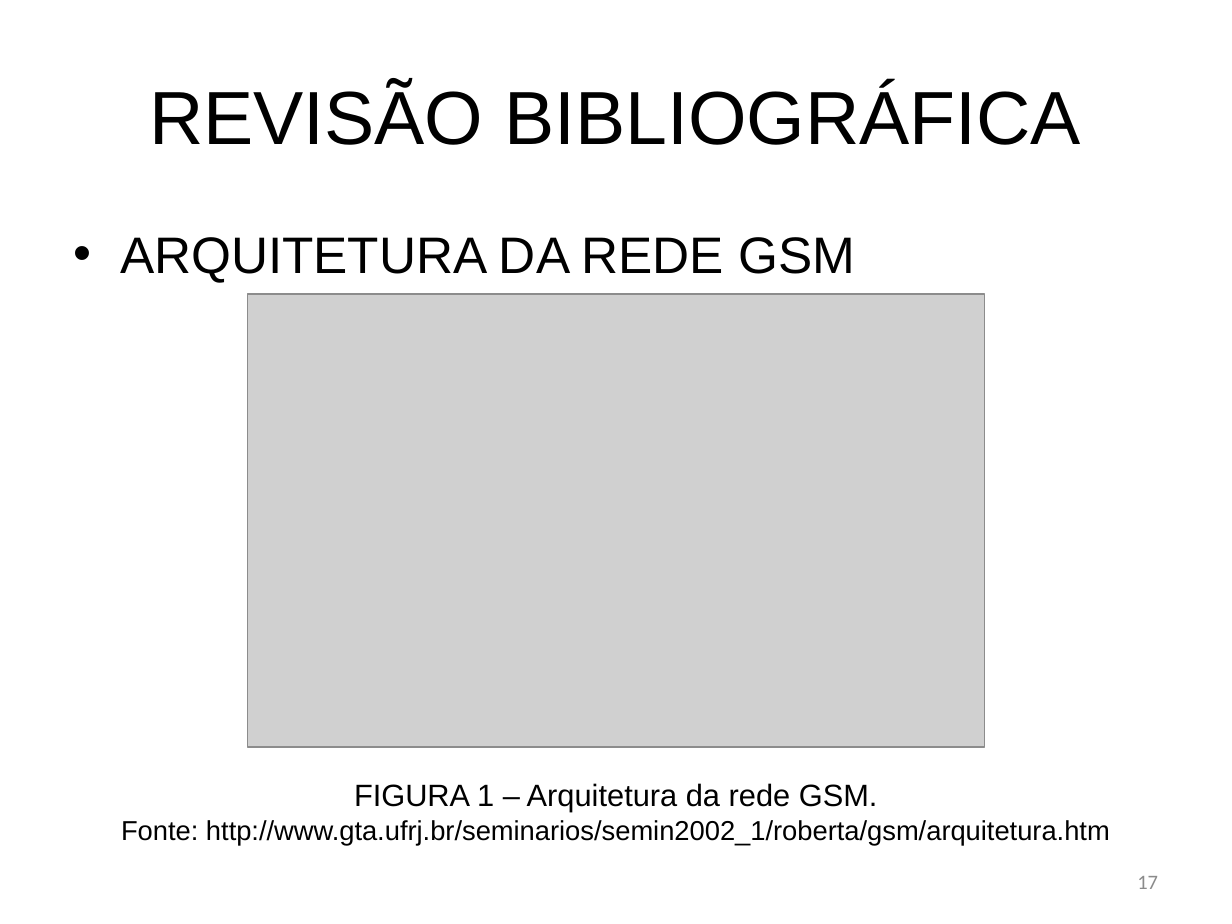
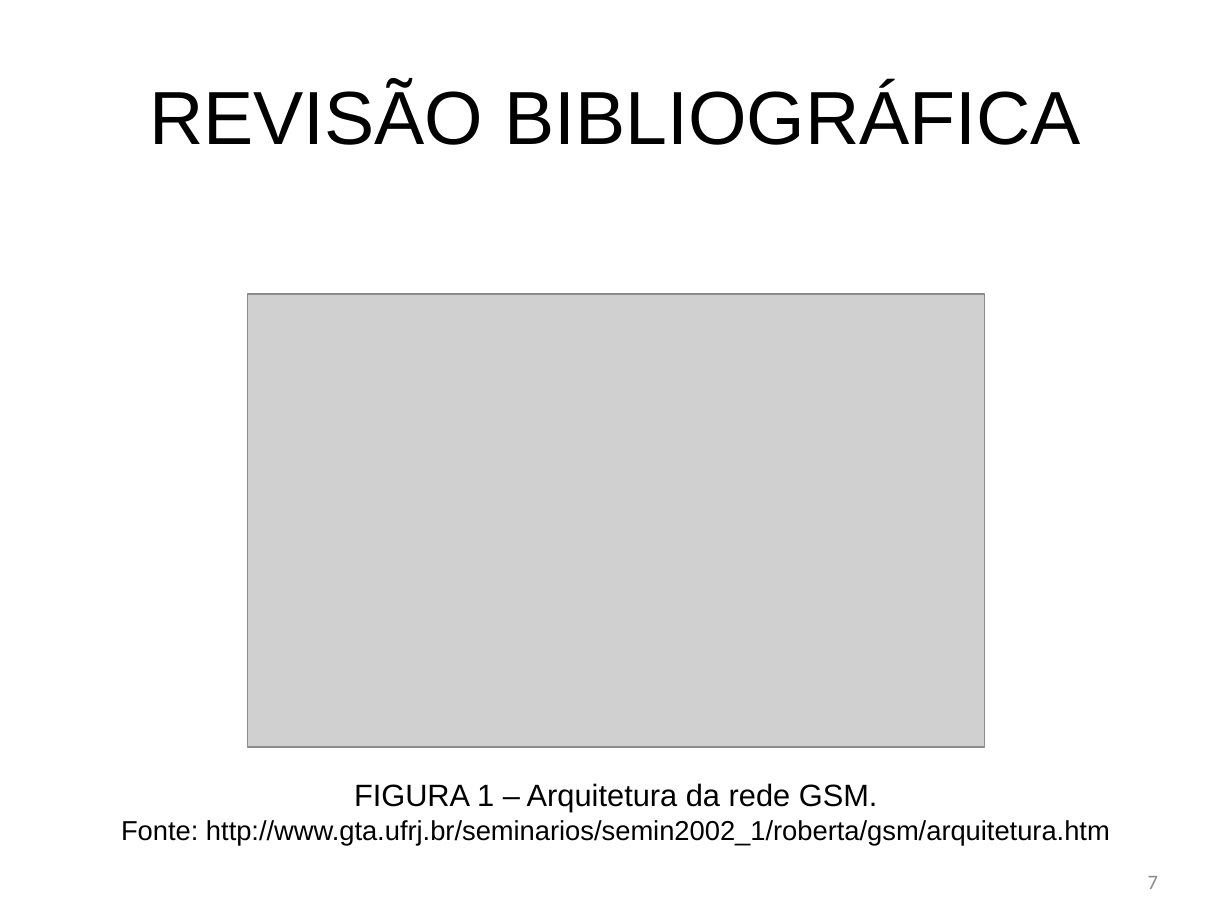
Before and after one commit to bengelbert/ifsc, a slide deck: slide 7 of tcc/docs/monograph.pptx (slide 17 before the commit). Drawn at 1232x924 pixels with LibreOffice and Linux fonts; fonts in the diff are those of the drawing; grey boxes stand for pictures. Boxes give left, top, right and bottom in pixels: in the first picture for what was removed or moved away, otherwise in the second. Text is boxed around its words. In the diff, an @@ line names an element or a change of style, - is before the commit and + after.

```diff
--- a/tcc/docs/monograph.pptx
+++ b/tcc/docs/monograph.pptx
@@ text removed at (120, 237, 855, 283) @@
-• ARQUITETURA DA REDE GSM
@@ page number at (1148, 876, 1158, 889): text changed @@
-17
+7
```
Also in this commit, not shown: 7 other slides changed, 1 slide added, 30 slides removed, 1 other file.
